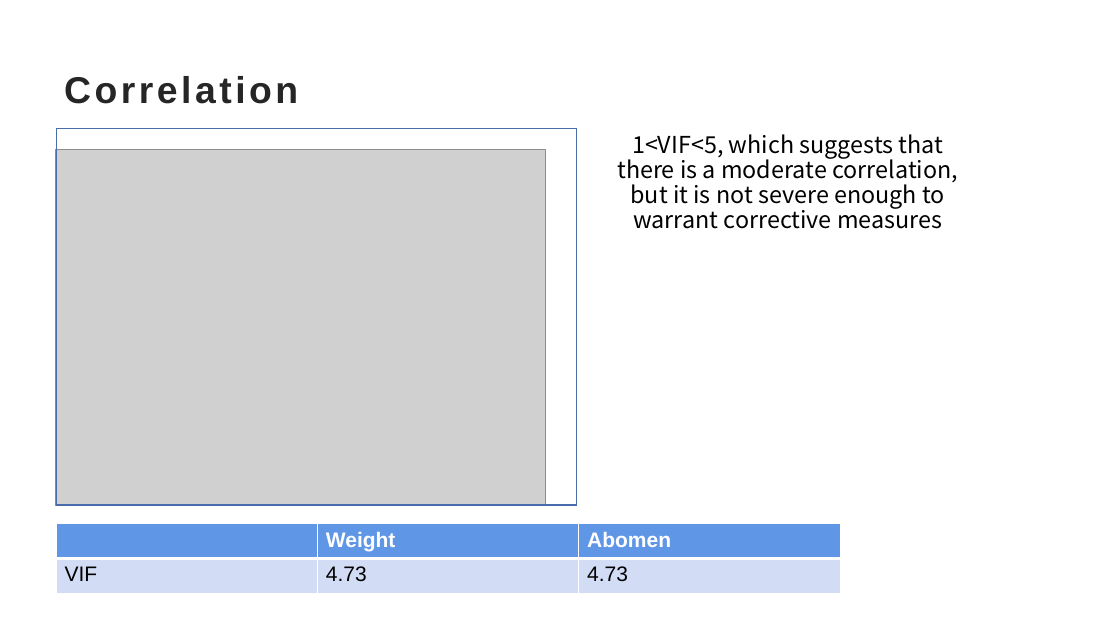
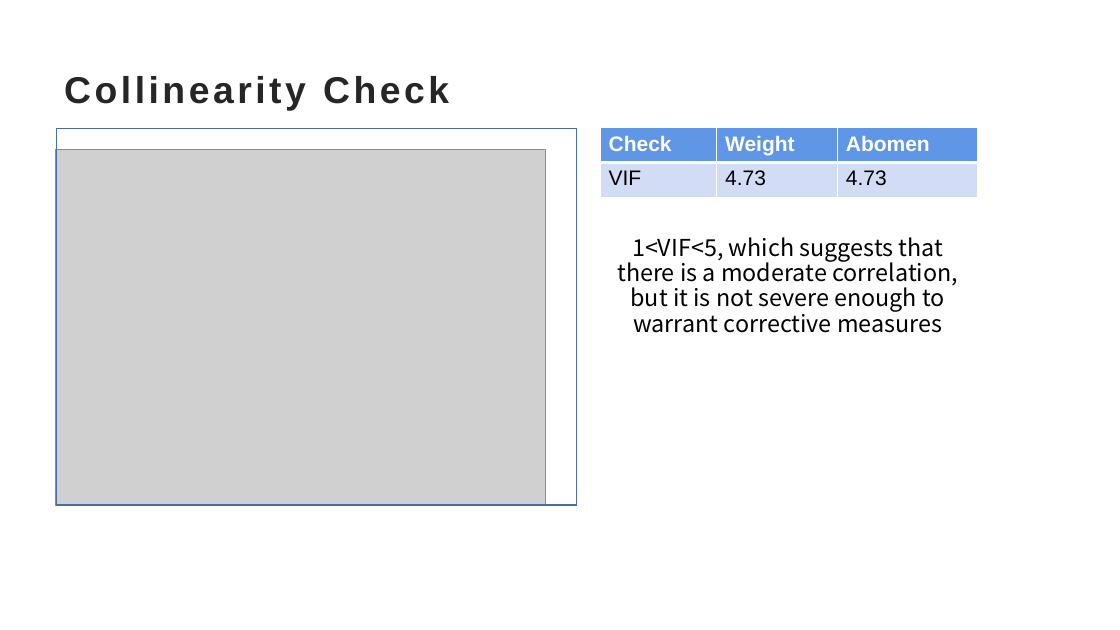
Before and after one commit to Mlloyd05/Fall2022_Stat628_Module2_Group2, a slide deck: slide 6 of Bodyfat Group2.pptx. Drawn at 1120x630 pixels with LibreOffice and Linux fonts; fonts in the diff are those of the drawing; grey boxes stand for pictures. Boxes give left, top, right and bottom in pixels: in the first picture for what was removed or moved away, otherwise in the second. Text is boxed around its words. In the diff, an @@ line names an element or a change of style, - is before the commit and + after.

```diff
--- a/Bodyfat Group2.pptx
+++ b/Bodyfat Group2.pptx
@@ title at (x1=64, y1=76, x2=449, y2=110): text changed @@
-Correlation
+Collinearity Check
@@ table at (x1=601, y1=128, x2=978, y2=197) @@
-row 1, column 1: 
+row 1, column 1: Check
@@ table resized from (x1=56, y1=524, x2=840, y2=594) to (x1=601, y1=128, x2=978, y2=197) @@
@@ text "1<VIF<5, which suggests that there ..." moved from (x1=617, y1=134, x2=958, y2=229) to (x1=617, y1=237, x2=958, y2=333) @@
```
